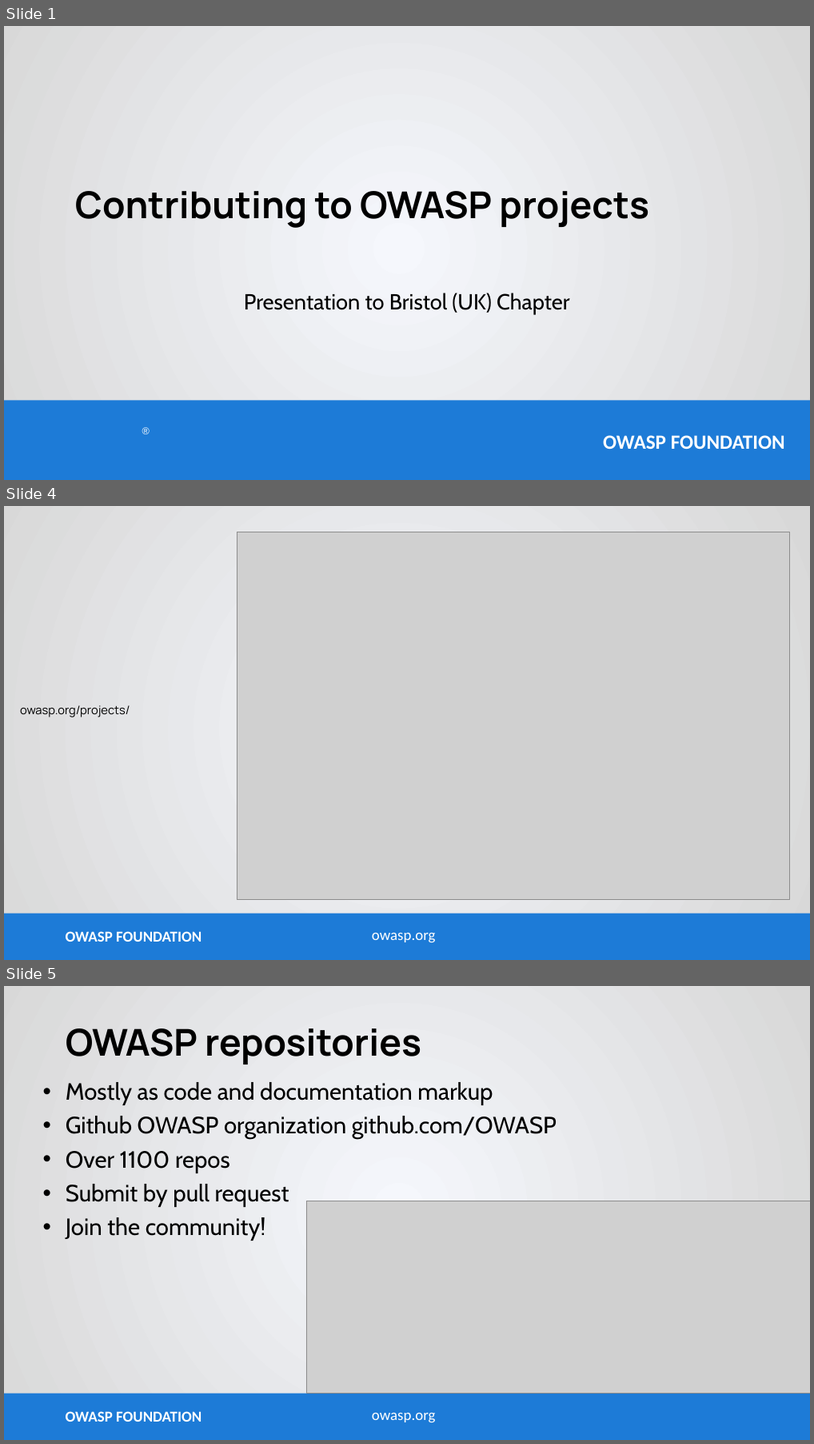
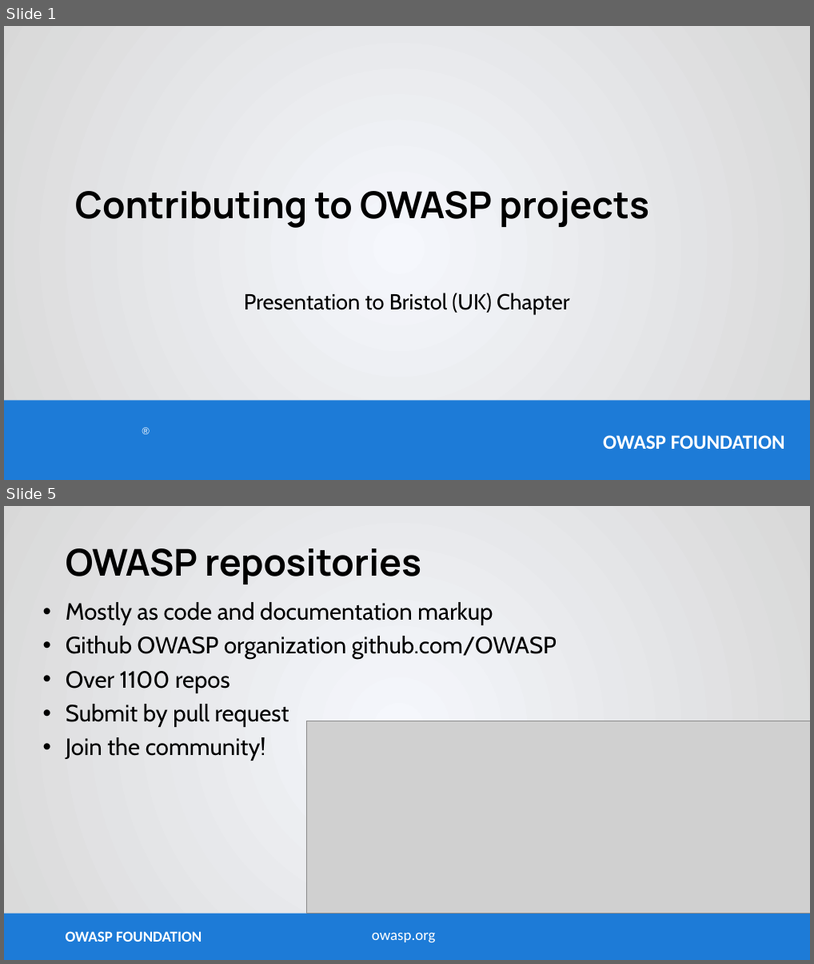
Before and after one commit to OWASP/www-chapter-bristol-uk, a slide deck: assets/slides/2024/owasp-projects.odp. Shown one above the other, each under a label of ours: slides 1, 4 and 5 before the commit, slides 1 and 5 after it; the slides between them are not shown. The pictures are 814x1444 and 814x964 pixels, drawn with LibreOffice and Linux fonts; fonts in the diff are those of the drawing; grey boxes stand for pictures; background and template pictures are left out. Boxes give left, top, right and bottom in pixels: in the first picture for what was removed or moved away, otherwise in the second. Text is boxed around its words. In the diff, an @@ line names an element or a change of style, - is before the commit and + after.

```diff
--- a/assets/slides/2024/owasp-projects.odp
+++ b/assets/slides/2024/owasp-projects.odp
@@ slide 4 removed at box(4, 506, 810, 960), background gradient #F5F7FC to #D8D8D8; not listed: 3 template elements that a slide beside it also shows @@
@@ picture removed at box(238, 532, 790, 900) @@
@@ title removed at box(20, 705, 130, 717) @@
-owasp.org/projects/
```
Also in this commit, not shown: 3 slides changed, 1 slide added, 8 other files.
